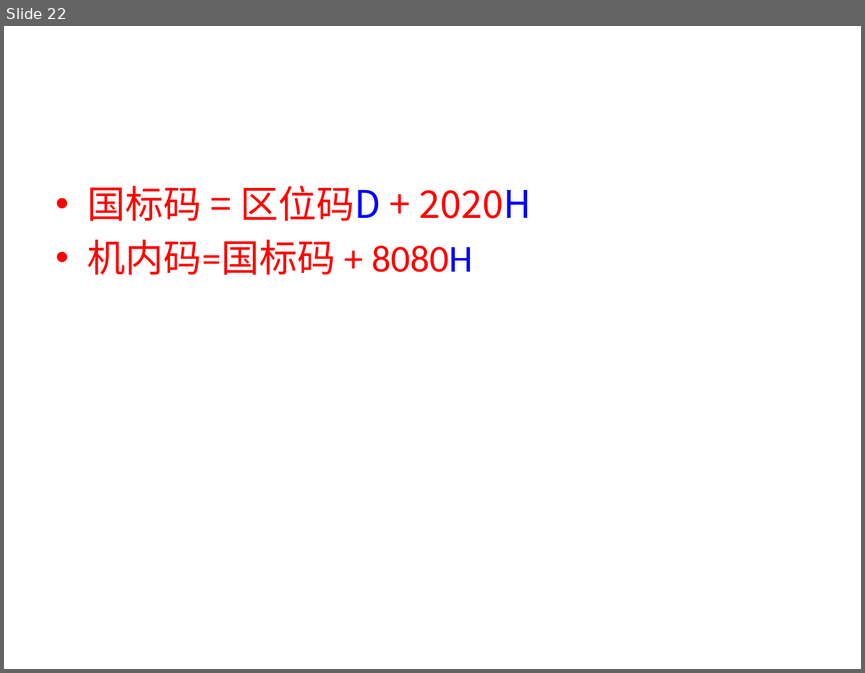
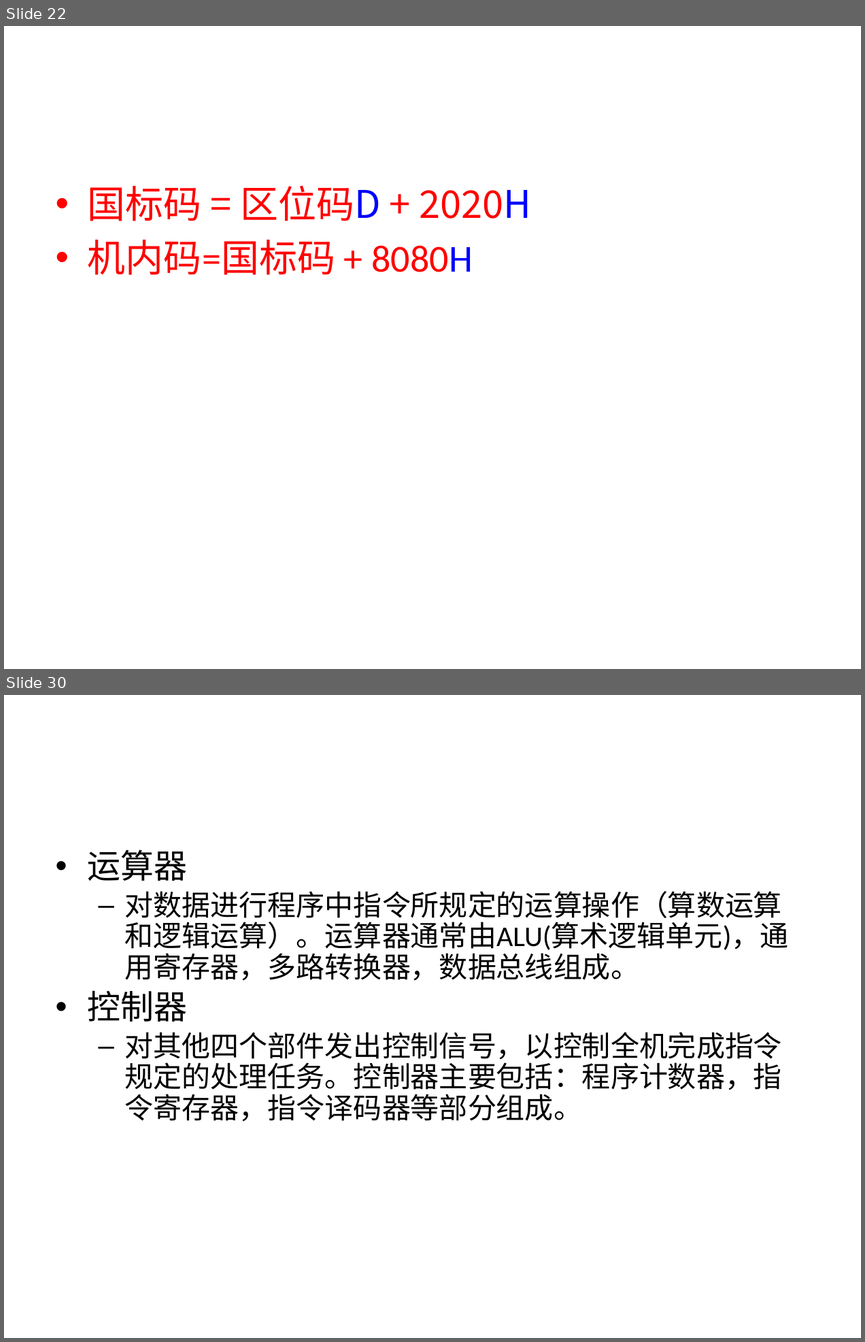
Before and after one commit to sans123wx/class, a slide deck: 计算机应用基础/第1章计算机基础/第1章复习.pptx. Shown one above the other, each under a label of ours: slide 22 before the commit, slides 22 and 30 after it; the slides between them are not shown. The pictures are 865x673 and 865x1342 pixels, drawn with LibreOffice and Linux fonts; fonts in the diff are those of the drawing. Boxes give left, top, right and bottom in pixels: in the first picture for what was removed or moved away, otherwise in the second. Text is boxed around its words. In the diff, an @@ line names an element or a change of style, - is before the commit and + after.

```diff
--- a/计算机应用基础/第1章计算机基础/第1章复习.pptx
+++ b/计算机应用基础/第1章计算机基础/第1章复习.pptx
@@ slide 30 added at <box>4,695,861,1338</box>, background #FFFFFF @@
@@ text added at <box>88,849,789,1121</box>, 24 pt, text #000000 @@
+• 运算器
+  – 对数据进行程序中指令所规定的运算操作（算数运算和逻辑运算）。运算器通常由ALU(算术逻辑单元)，通用寄存器，多路转换器，数据总线组成。
+• 控制器
+  – 对其他四个部件发出控制信号，以控制全机完成指令规定的处理任务。控制器主要包括：程序计数器，指令寄存器，指令译码器等部分组成。
```
Also in this commit, not shown: 13 other slides added, 13 other files.
